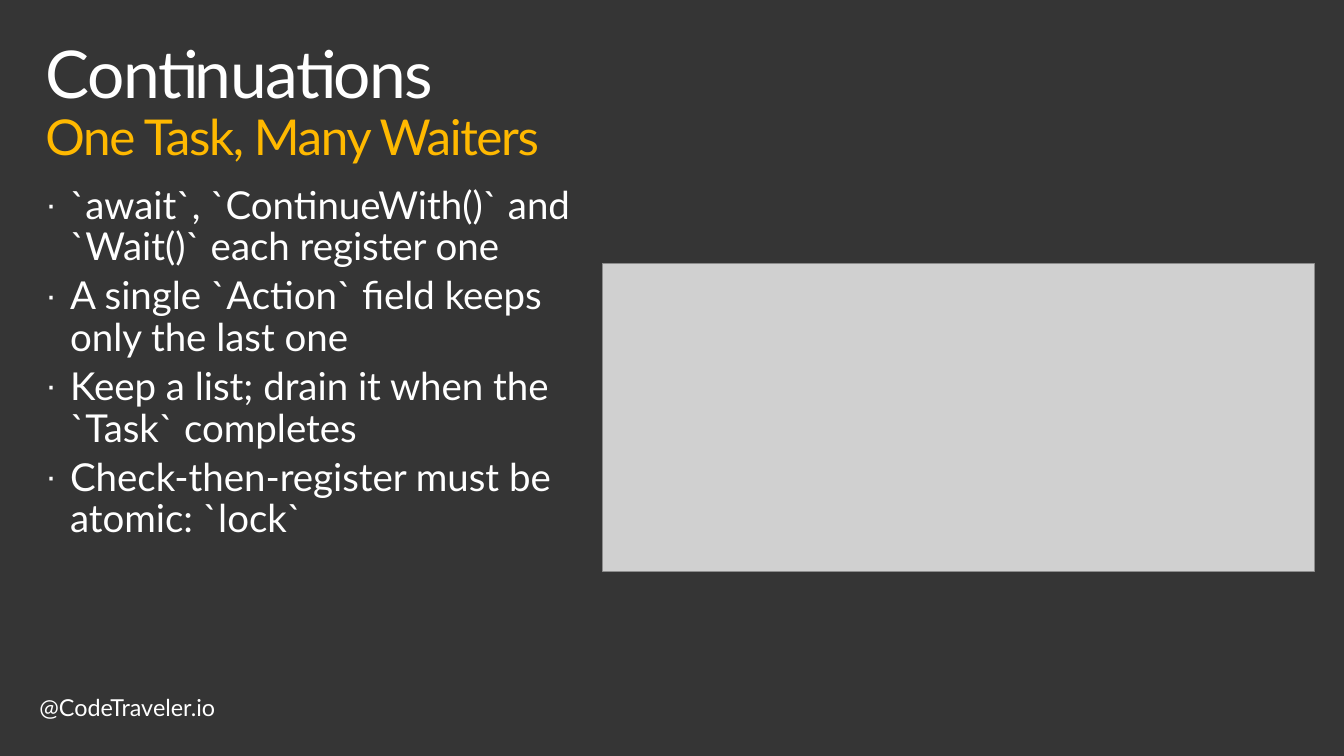
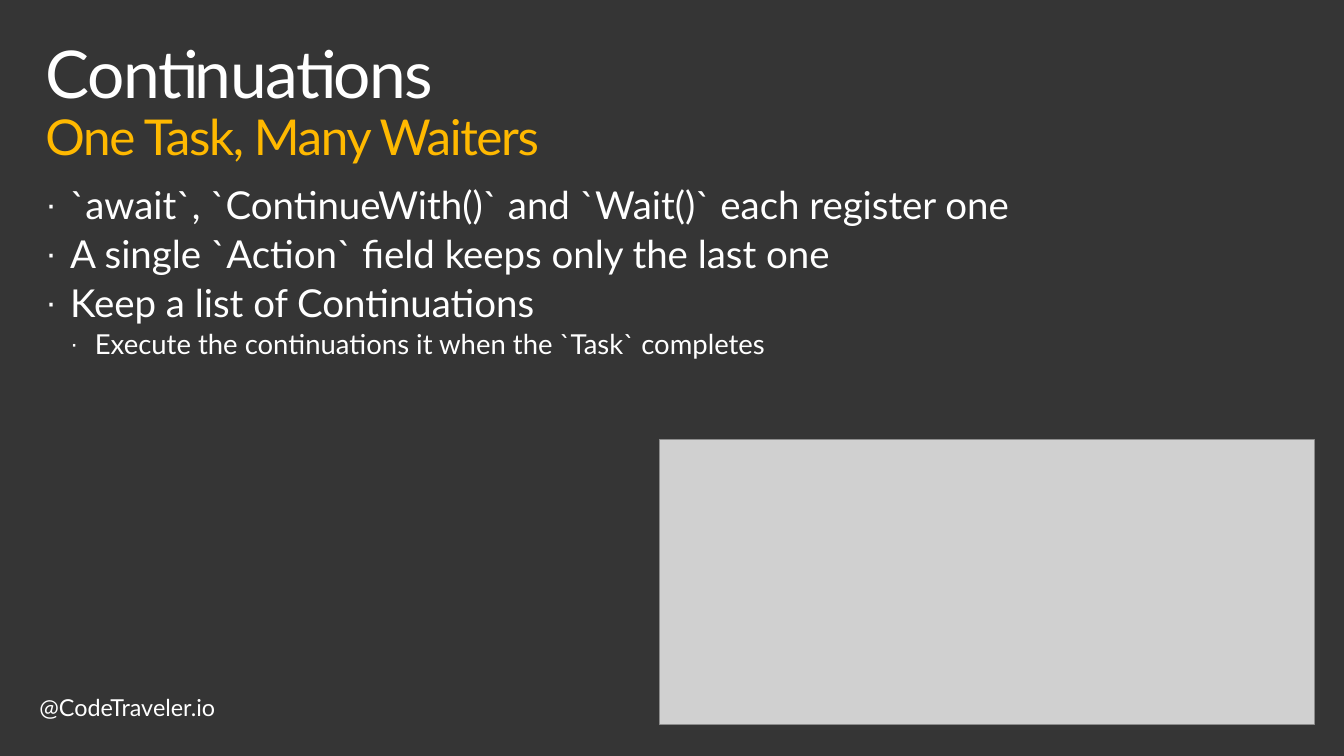
Before and after one commit to TheCodeTraveler/BecomeAnExpertWithAsyncAwait, a slide deck: slide 6 of 4. Creating Custom Implementation of Task/CreatingTaskFromScratch.pptx. Drawn at 1344x756 pixels with LibreOffice and Linux fonts; fonts in the diff are those of the drawing; grey boxes stand for pictures; background and template pictures are left out. Boxes give left, top, right and bottom in pixels: in the first picture for what was removed or moved away, otherwise in the second. Text is boxed around its words. In the diff, an @@ line names an element or a change of style, - is before the commit and + after.

```diff
--- a/4. Creating Custom Implementation of Task/CreatingTaskFromScratch.pptx
+++ b/4. Creating Custom Implementation of Task/CreatingTaskFromScratch.pptx
@@ text at bbox=[70, 288, 765, 359]: text changed; size 28 to 20 pt @@
-· Keep a list; drain it when the `Task` completes
-· Check-then-register must be atomic: `lock`
+· Keep a list of Continuations
+  · Execute the continuations it when the `Task` completes
@@ picture: place and size @@
-picture at bbox=[603, 263, 1314, 571]
+picture at bbox=[659, 440, 1314, 723]
```
Also in this commit, not shown: 5 other slides changed, 1 other file.
